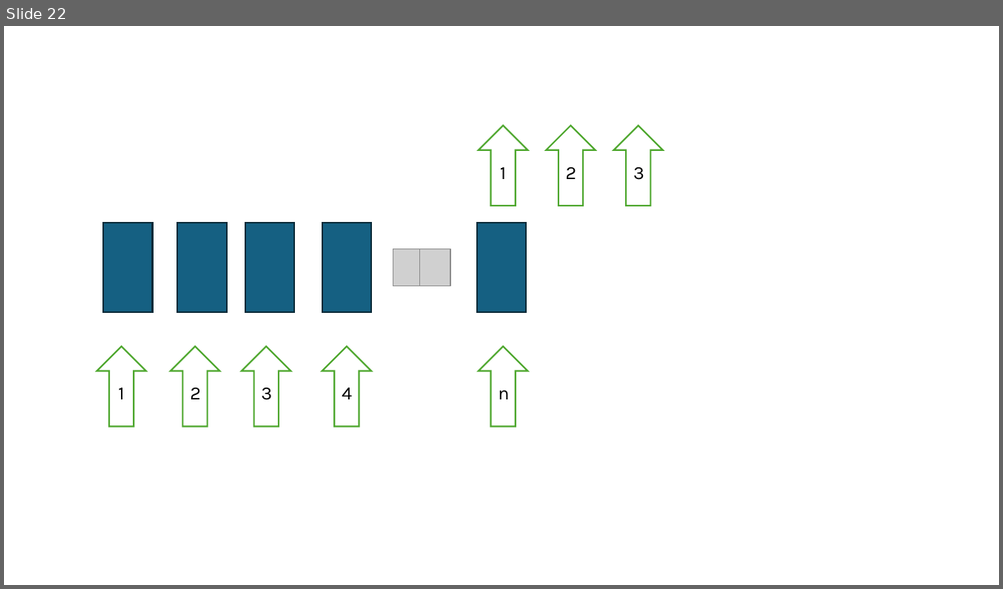
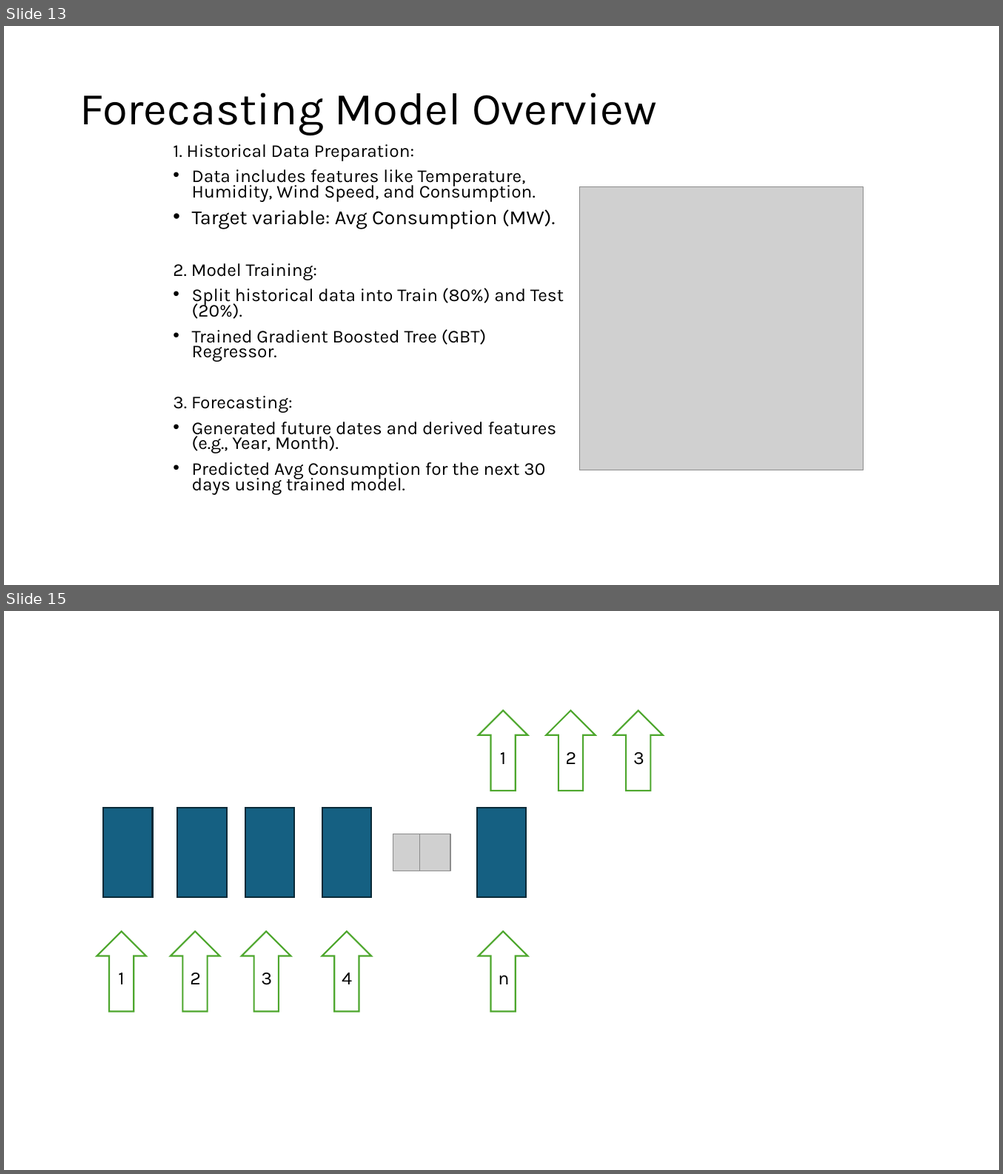
Before and after one commit to cksinghnet/Weather-Based-Grid-Optimization, a slide deck: DataEnggFinalProjectPPT.pptx. Shown one above the other, each under a label of ours: slide 22 before the commit, slides 13 and 15 after it; the slides between them are not shown. The pictures are 1003x589 and 1003x1174 pixels, drawn with LibreOffice and Linux fonts; fonts in the diff are those of the drawing; grey boxes stand for pictures. Boxes give left, top, right and bottom in pixels: in the first picture for what was removed or moved away, otherwise in the second. Text is boxed around its words. In the diff, an @@ line names an element or a change of style, - is before the commit and + after.

```diff
--- a/DataEnggFinalProjectPPT.pptx
+++ b/DataEnggFinalProjectPPT.pptx
@@ slide 13 added at [4,26,999,585], background #FFFFFF @@
@@ title added at [79,93,657,136], 44 pt, text #000000 @@
+Forecasting Model Overview
@@ text added at [173,144,563,495], 17.5 pt, text #000000 @@
+1. Historical Data Preparation:
+• Data includes features like Temperature, Humidity, Wind Speed, and Consumption.
+• Target variable: Avg Consumption (MW).
+2. Model Training:
+• Split historical data into Train (80%) and Test (20%).
+• Trained Gradient Boosted Tree (GBT) Regressor.
+3. Forecasting:
+• Generated future dates and derived features (e.g., Year, Month).
+• Predicted Avg Consumption for the next 30 days using trained model.
@@ picture added at [579,187,862,470] @@
@@ what was slide 22 is now slide 15 @@
```
Also in this commit, not shown: 7 slides changed, 4 other slides added, 12 slides removed.
